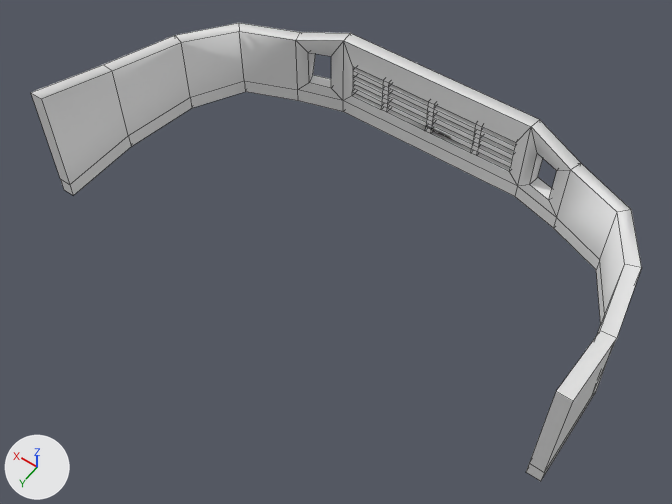
Before and after pictures for a commit that changed the FBX model Groepje van Sjoerd 2.0/Assets/Wessel/Models/bumper.fbx.
Both versions are drawn from a camera (50 mm lens) standing at (-0.593, 0.877, 1.212) and looking at (-0.018, 0.072, -0.053). The axes (+X, +Y, +Z) are drawn at lower left. The lights are the same throughout. Mesh edges are drawn as thin lines.
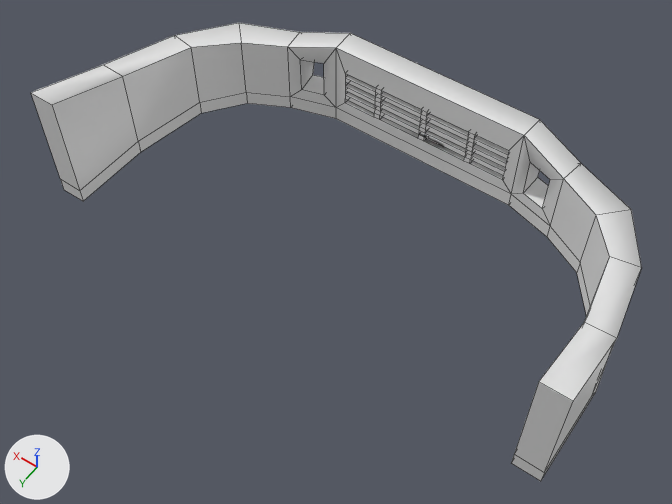
Commit message: bumpers zijn dikker net als je moeder

Boxes [x1, y1, x2, y2] around the edits, measured in the pictures (672 x 504 px; the box of a moved part takes in the faces that stretch with it):
'Cube', reshaped, shading changed
    both: [31, 23, 641, 481]
part 1 of me_cube_001, moved or reshaped
    before: [31, 35, 192, 195]
    after: [31, 35, 201, 201]
part 2 of me_cube_001, moved or reshaped
    before: [175, 23, 299, 108]
    after: [175, 23, 299, 113]
part 3 of me_cube_001, moved or reshaped
    before: [296, 32, 581, 228]
    after: [288, 32, 581, 237]
part 4 of me_cube_001, moved or reshaped
    before: [526, 264, 641, 481]
    after: [511, 257, 641, 481]
part 5 of me_cube_001, moved or reshaped
    before: [554, 164, 641, 325]
    after: [547, 164, 641, 316]

The edits, one by one:
me_cube_001 has 216 vertices, 226 faces and spans x -0.5..0.5, y -0.308..0.222, z -0.093..0.15.
me_cube_001 is used by ob_cube; location (0.0, 0.0, 0.0).
me_cube_001 part 1: all 9 vertices in x 0.45..0.475, y -0.084..0.222, z -0.093..0.15 are moved by (-0.025, 0.0, 0.0).
me_cube_001 part 2: all 3 vertices in x 0.393, y -0.185, z -0.093..0.062 are moved by (-0.025, 0.025, 0.0).
me_cube_001 part 3: all 84 vertices in x -0.289..0.289, y -0.253..-0.226, z -0.093..0.088 are moved by (0.0, 0.025, 0.0).
me_cube_001 part 4: all 9 vertices in x -0.475..-0.45, y -0.084..0.222, z -0.093..0.15 are moved by (0.025, 0.0, 0.0).
me_cube_001 part 5: all 3 vertices in x -0.393, y -0.185, z -0.093..0.062 are moved by (0.025, 0.025, 0.0).
me_cube_001 part 6: its shading normals changed.
